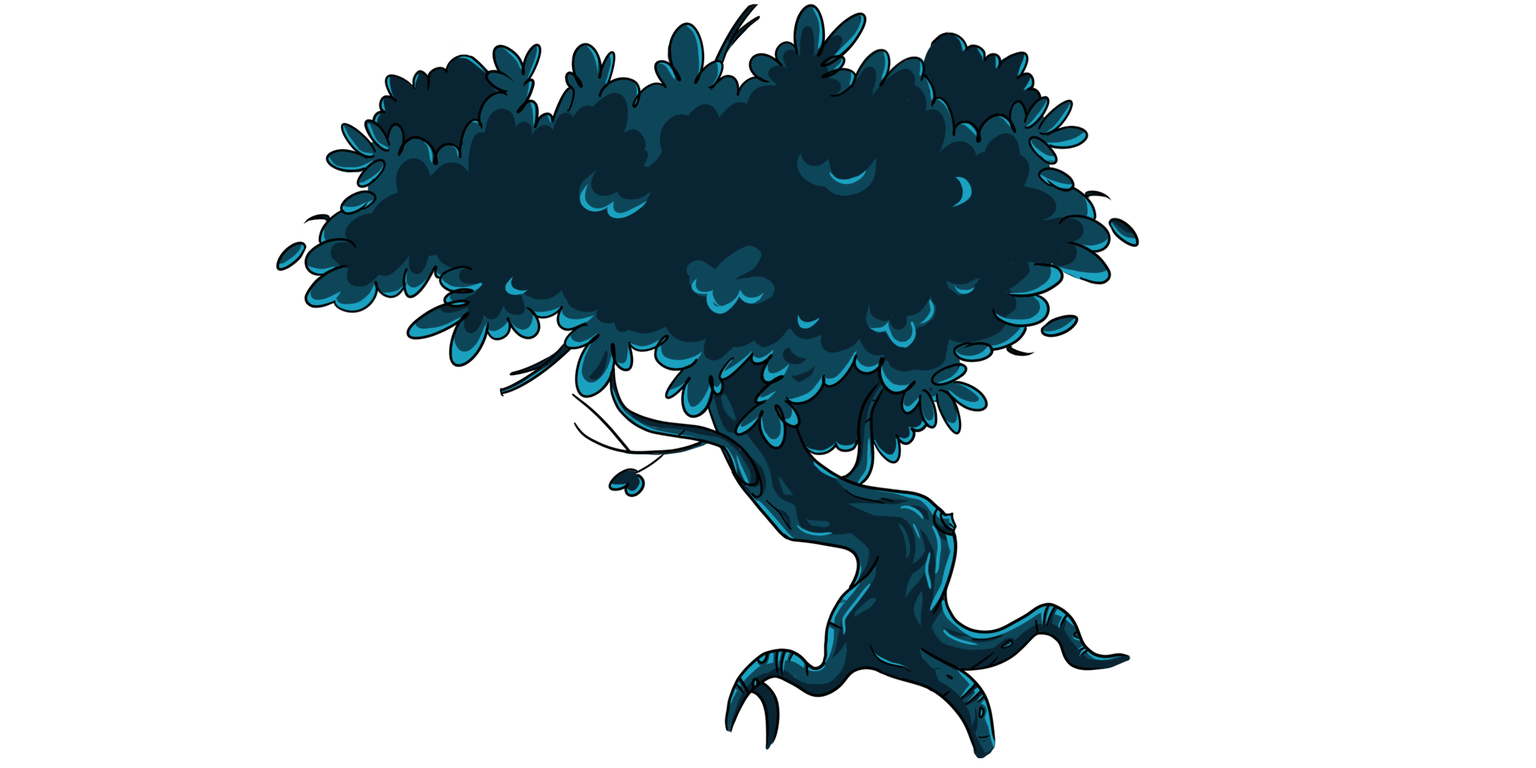
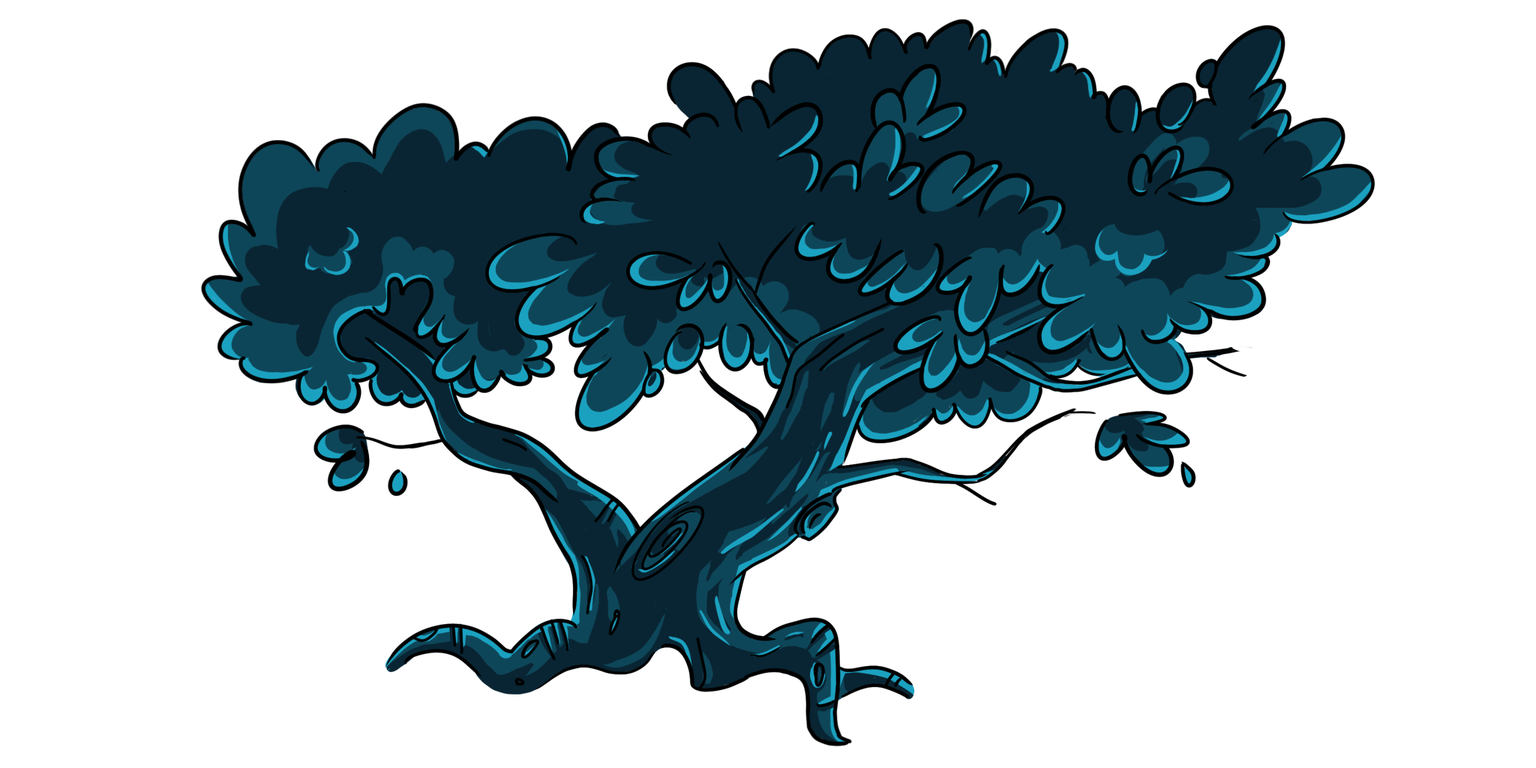
Two versions of the same layered image (1536×768). Layer-by-layer changes:
showed group "Group 2" (6 layers) over [200, 17, 1376, 750]
hid group "Group 1" (6 layers) over [271, 3, 1193, 759]
